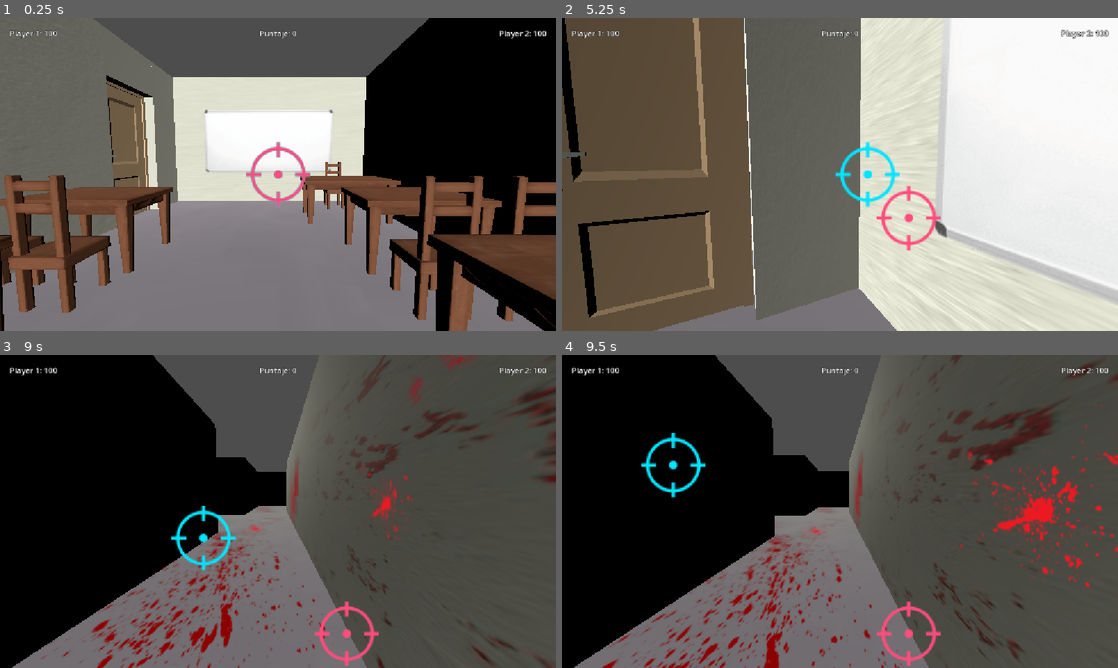
Above: before the commit, frames 1-4 (two rows, left to right).
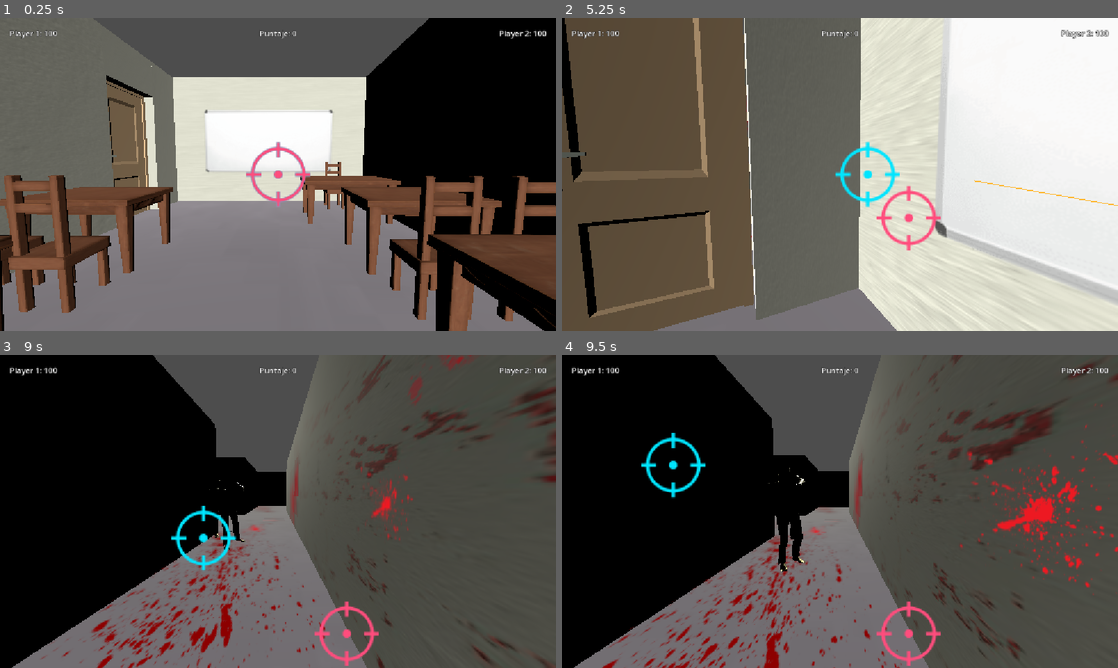
Above: after the commit, the same moments.

Repository: matiasaranibar37-spec/PerdonIng
Game: Godot game, scene res://scenes/main.tscn
Two runs of this game, one before a commit and one after it. Both use one fixed random seed, a clock stepped at 60 frames per second and the inputs below.
Inputs (mouse positions are in pixels of both pictures, inside the frame that each line leads up to):
- Up to frame 1 (0.25 s): no input
- Up to frame 2 (5.25 s): move the mouse to (962, 158) at 0.52 s; hold D 0.53-1.25 s; hold T 0.53-1.25 s; click (962, 158) at 0.67 s; drag from (728, 190) to (812, 237) at 1.27 s; move the mouse to (895, 105) at 2.02 s; hold D 2.03-2.75 s; hold T 2.03-2.75 s; drag from (812, 237) to (673, 127) at 2.77 s; move the mouse to (1006, 221) at 3.52 s; hold A 3.53-4.25 s; hold T 3.53-4.25 s; drag from (673, 127) to (756, 96) at 4.27 s; move the mouse to (867, 174) at 5.02 s; hold S from 5.03 s (still down); hold T from 5.03 s (still down); click (867, 174) at 5.17 s
- Up to frame 3 (9 s): release S at 5.75 s; release T at 5.75 s; drag from (194, 433) to (166, 527) at 5.77 s; move the mouse to (400, 495) at 6.52 s; hold W 6.53-7.25 s; hold T 6.53-7.25 s; drag from (166, 527) to (250, 574) at 7.27 s; move the mouse to (333, 442) at 8.02 s; hold S 8.03-8.75 s; hold T 8.03-8.75 s; drag from (250, 574) to (111, 464) at 8.77 s
- Up to frame 4 (9.5 s): no input

The runs differ from the first frame. In frame 1, less than 0.1% of the frame differs, in the area x 86-87%, y 62-63%; in frame 2, less than 0.1%; in frame 3, 0.2%; in frame 4, 0.6%, in the area x 37-44%, y 36-70%.

Commit message:
Arreglado player 1 reconoce colision del zombie

Diff:
--- a/C/level/enemies/zombie_base.tscn
+++ b/C/level/enemies/zombie_base.tscn
@@ -4,81 +4,83 @@
 [ext_resource type="PackedScene" uid="uid://dbvaklb4uy0v" path="res://assets/zombie_model.glb" id="2_jgixa"]
 
 [sub_resource type="CapsuleShape3D" id="CapsuleShape3D_8w0r3"]
-radius = 0.24511719
-height = 1.7891846
+radius = 0.35107422
+height = 1.7888932
 
 [node name="CharacterBody3D" type="CharacterBody3D" unique_id=373837389 groups=["zombies"]]
+collision_layer = 7
+collision_mask = 7
 script = ExtResource("1_hv4vd")
 
 [node name="CollisionShape3D" type="CollisionShape3D" parent="." unique_id=1440019210]
-transform = Transform3D(0.9164076, -0.030089203, -0.39911386, 0.0028288031, -0.9966589, 0.08163325, -0.40023646, -0.07593844, -0.91326046, -0.02543223, 0.869275, -0.63952947)
+transform = Transform3D(0.9164075, -0.030089201, -0.39911383, -0.06193286, -0.9958207, -0.067129605, -0.39542583, 0.08623629, -0.914441, 0.017488822, 0.8347752, -0.75247294)
 shape = SubResource("CapsuleShape3D_8w0r3")
 
 [node name="zombie_model" parent="." unique_id=626031704 instance=ExtResource("2_jgixa")]
-transform = Transform3D(-1, 0, -8.742278e-08, 0, 1, 0, 8.742278e-08, 0, -1, 0, 0, -0.70666695)
+transform = Transform3D(-1, 0, -1.509958e-07, 0, 1, 0, 1.509958e-07, 0, -1, 0, 0, -0.70666695)
 
 [node name="Skeleton3D" parent="zombie_model/Armature" parent_id_path=PackedInt32Array(626031704, 948053303) index="0" unique_id=1381487888]
-bones/0/position = Vector3(-0.63483644, -1.9262886, -100.47213)
-bones/0/rotation = Quaternion(-0.6649739, 0.14085287, -0.14404228, 0.7191815)
-bones/1/rotation = Quaternion(0.08354098, 0.22034626, 0.96769786, -0.08960624)
-bones/2/rotation = Quaternion(-0.3587276, 0.080143236, -0.010559822, 0.9299356)
-bones/3/position = Vector3(-3.686725e-06, 48.167507, -3.3107426e-06)
-bones/3/rotation = Quaternion(0.63636756, 0.006514035, -0.0836007, 0.76681477)
-bones/4/rotation = Quaternion(0.29175752, 0.010375943, -0.003164636, 0.9564308)
-bones/6/position = Vector3(-8.453107, -5.129702, -0.36878797)
-bones/6/rotation = Quaternion(-0.07205824, 0.15888213, 0.984432, 0.021395825)
-bones/7/rotation = Quaternion(-0.35293087, -0.007440854, 0.024113087, 0.9353091)
-bones/8/rotation = Quaternion(0.71861017, 0.0017943938, -0.009538218, 0.6953454)
-bones/9/rotation = Quaternion(0.20913316, -0.009491337, 0.0020298834, 0.977839)
-bones/11/rotation = Quaternion(-0.03430084, -0.022204518, 0.03219673, 0.998646)
-bones/12/rotation = Quaternion(0.07579949, -0.038939025, 0.047849815, 0.99521285)
-bones/13/rotation = Quaternion(0.077339344, -0.039056975, 0.045227762, 0.9952123)
-bones/14/position = Vector3(6.4771013, 12.247971, -0.27335137)
-bones/14/rotation = Quaternion(-0.5774987, -0.43465593, 0.3367348, -0.60347265)
-bones/15/position = Vector3(-1.3982416e-05, 13.763644, -1.7750514e-05)
-bones/15/rotation = Quaternion(0.0818182, -0.30948952, 0.5286593, 0.7861562)
-bones/16/position = Vector3(1.9979716e-06, 28.040192, 1.0047075e-05)
-bones/16/rotation = Quaternion(0.03183385, 0.0024803674, 0.18896288, 0.98146504)
-bones/17/position = Vector3(4.8310894e-06, 25.753677, 2.3301767e-05)
-bones/17/rotation = Quaternion(0.014502471, 0.34125444, 0.06792435, 0.9374014)
-bones/18/position = Vector3(1.1467209e-05, 9.28943, 0.16558544)
-bones/18/rotation = Quaternion(0.04205896, -0.08906951, 0.12844142, 0.98681337)
-bones/19/position = Vector3(-0.018422723, 4.465802, 8.22955e-06)
-bones/19/rotation = Quaternion(0.15083353, 0.0001863518, 0.072624065, 0.9858879)
-bones/20/position = Vector3(-0.18804014, 3.6653738, 8.9345795e-06)
-bones/20/rotation = Quaternion(0.29092225, -0.0021122023, 0.2343141, 0.92760813)
-bones/21/position = Vector3(0.20647001, 3.7742195, -9.536744e-06)
-bones/22/position = Vector3(-3.271002, 4.54216, -9.298325e-06)
-bones/22/rotation = Quaternion(0.04546495, 0.012661316, 0.2799161, 0.9588637)
-bones/23/position = Vector3(-0.045548916, 4.4776773, 2.2754768e-06)
-bones/23/rotation = Quaternion(0.04050322, 0.017415835, 0.039052825, 0.9982641)
-bones/24/position = Vector3(0.0770967, 3.6932745, -6.3859234e-06)
-bones/24/rotation = Quaternion(0.2042214, -0.103104346, -0.28788763, 0.92993754)
-bones/25/position = Vector3(-0.031550407, 2.9122999, -4.0531104e-06)
-bones/26/rotation = Quaternion(0.17909357, -0.031225847, 0.016501265, 0.9831979)
-bones/27/rotation = Quaternion(-0.100252144, -0.07252416, -0.13337429, 0.9833113)
-bones/29/position = Vector3(-6.4771037, 12.24226, -0.23364142)
-bones/29/rotation = Quaternion(0.45309207, -0.50143623, 0.6295777, 0.38327697)
-bones/30/position = Vector3(2.2226645e-06, 13.763646, 1.0276959e-05)
-bones/30/rotation = Quaternion(-0.02896003, 0.14247604, -0.7748816, 0.615159)
-bones/31/position = Vector3(-8.506284e-06, 28.031658, 3.1663778e-05)
-bones/31/rotation = Quaternion(0.029111888, -0.0024100076, -0.17572765, 0.98400533)
-bones/32/position = Vector3(-2.6391837e-07, 25.757408, 3.5249964e-06)
-bones/32/rotation = Quaternion(0.16822873, -0.4884504, -0.0004552678, 0.8562215)
-bones/33/position = Vector3(-3.0838503e-06, 9.328282, 0.15819512)
-bones/33/rotation = Quaternion(-0.11086514, -0.0046574343, 0.18058962, 0.9772792)
-bones/34/position = Vector3(0.34768832, 4.2849035, -5.058381e-06)
-bones/34/rotation = Quaternion(0.322294, 0.0059015835, -0.28439277, 0.9028913)
-bones/35/position = Vector3(-0.3834889, 4.059821, 5.3153917e-06)
-bones/35/rotation = Quaternion(0.060718942, 0.00131827, 0.012884796, 0.99807096)
-bones/36/position = Vector3(0.03578818, 3.9792645, 0)
-bones/37/position = Vector3(3.0919037, 4.7171836, 1.1622913e-05)
-bones/37/rotation = Quaternion(-0.22119863, -0.0019102187, -0.37052986, 0.90209484)
-bones/38/position = Vector3(-0.04622078, 4.5119123, 1.8471756e-06)
-bones/38/rotation = Quaternion(0.18774334, 0.05797598, 0.35855803, 0.9125937)
-bones/39/position = Vector3(0.065671206, 3.7684567, -4.8481993e-06)
-bones/39/rotation = Quaternion(-0.13181236, 0.0099522825, -0.19056126, 0.9727348)
-bones/40/position = Vector3(-0.019450366, 2.9707525, -8.881092e-06)
+bones/0/position = Vector3(0.50419176, -1.6328793, -97.89519)
+bones/0/rotation = Quaternion(-0.62289053, -0.12523681, 0.10641099, 0.7648528)
+bones/1/rotation = Quaternion(0.14806044, 0.35602495, 0.90751487, -0.16655676)
+bones/2/rotation = Quaternion(-0.3607923, -0.066091835, 0.020481661, 0.93007594)
+bones/3/position = Vector3(-1.3370817e-07, 48.16751, -2.1924789e-06)
+bones/3/rotation = Quaternion(0.5631904, -0.091812365, -0.12171598, 0.8121407)
+bones/4/rotation = Quaternion(0.23028967, 0.011391625, -0.002692477, 0.9730517)
+bones/6/position = Vector3(-8.453105, -5.12971, -0.3687863)
+bones/6/rotation = Quaternion(-0.13512546, 0.31108773, 0.93479604, 0.10546137)
+bones/7/rotation = Quaternion(-0.374107, 0.07893028, -0.020714067, 0.9237884)
+bones/8/rotation = Quaternion(0.61269784, 0.08197463, 0.11186864, 0.77805334)
+bones/9/rotation = Quaternion(0.2091333, -0.009491304, 0.0020298625, 0.97783905)
+bones/11/rotation = Quaternion(-0.05062736, -0.0066209463, 0.01500467, 0.998583)
+bones/12/rotation = Quaternion(0.06500325, -0.012679058, 0.010499351, 0.9977493)
+bones/13/rotation = Quaternion(0.065106355, -0.011740801, 0.01095741, 0.9977491)
+bones/14/position = Vector3(6.4771066, 12.248001, -0.27334133)
+bones/14/rotation = Quaternion(-0.5532581, -0.41072956, 0.6400619, -0.3398935)
+bones/15/position = Vector3(2.9945231e-06, 13.763654, -1.1730571e-05)
+bones/15/rotation = Quaternion(0.34690762, 0.05708576, 0.13082781, 0.92697376)
+bones/16/position = Vector3(-8.842051e-06, 28.040182, -1.16682295e-05)
+bones/16/rotation = Quaternion(0.11141226, 0.0018747861, 0.6613308, 0.7417718)
+bones/17/position = Vector3(1.457073e-05, 25.753674, 4.1867934e-06)
+bones/17/rotation = Quaternion(-0.23988357, 0.56461114, -0.021490082, 0.7894355)
+bones/18/position = Vector3(8.888451e-07, 9.289429, 0.16560276)
+bones/18/rotation = Quaternion(0.04205912, -0.08906956, 0.1284414, 0.98681337)
+bones/19/position = Vector3(-0.018427253, 4.465809, -7.5989587e-06)
+bones/19/rotation = Quaternion(0.15083334, 0.00018632924, 0.07262405, 0.98588794)
+bones/20/position = Vector3(-0.18803513, 3.665389, -1.8367737e-06)
+bones/20/rotation = Quaternion(0.29092228, -0.002112327, 0.23431416, 0.927608)
+bones/21/position = Vector3(0.20645976, 3.774224, 3.8146954e-06)
+bones/22/position = Vector3(-3.2710035, 4.542156, 1.6093275e-06)
+bones/22/rotation = Quaternion(0.045464993, 0.012661287, 0.27991614, 0.95886374)
+bones/23/position = Vector3(-0.045548916, 4.4776754, -3.6361762e-06)
+bones/23/rotation = Quaternion(0.040503103, 0.017415889, 0.039052915, 0.9982641)
+bones/24/position = Vector3(0.07709813, 3.6932805, -4.823369e-06)
+bones/24/rotation = Quaternion(0.20422149, -0.1031045, -0.2878878, 0.9299375)
+bones/25/position = Vector3(-0.03155029, 2.9122949, -1.3112976e-06)
+bones/26/rotation = Quaternion(0.019944688, 0.02964659, -0.020228712, 0.9991568)
+bones/27/rotation = Quaternion(-0.19597207, 0.121985435, -0.03519947, 0.97235566)
+bones/29/position = Vector3(-6.477104, 12.242303, -0.23363954)
+bones/29/rotation = Quaternion(0.6120187, -0.38242128, 0.5877497, 0.3657011)
+bones/30/position = Vector3(1.5424243e-06, 13.763648, 1.4454259e-05)
+bones/30/rotation = Quaternion(0.40857226, 0.017077552, -0.14237835, 0.90139097)
+bones/31/position = Vector3(-8.351394e-07, 28.031641, -4.286966e-06)
+bones/31/rotation = Quaternion(0.11380239, -0.0017579363, -0.68694067, 0.7177455)
+bones/32/position = Vector3(8.915007e-06, 25.757397, 6.3866482e-06)
+bones/32/rotation = Quaternion(0.0026217047, -0.6025588, -0.07230488, 0.79478806)
+bones/33/position = Vector3(-6.305351e-06, 9.328284, 0.15819375)
+bones/33/rotation = Quaternion(-0.11086505, -0.004657399, 0.18058963, 0.9772792)
+bones/34/position = Vector3(0.34770024, 4.284899, -3.855294e-06)
+bones/34/rotation = Quaternion(0.32229406, 0.0059016207, -0.2843926, 0.9028913)
+bones/35/position = Vector3(-0.38348603, 4.0598316, 3.8525523e-06)
+bones/35/rotation = Quaternion(0.060718767, 0.00131816, 0.01288468, 0.9980709)
+bones/36/position = Vector3(0.03578484, 3.979282, 1.5258789e-05)
+bones/37/position = Vector3(3.0918972, 4.717185, 2.801422e-06)
+bones/37/rotation = Quaternion(-0.22119871, -0.0019102597, -0.37052986, 0.90209484)
+bones/38/position = Vector3(-0.046218872, 4.511915, 1.1888089e-06)
+bones/38/rotation = Quaternion(0.18774346, 0.057975944, 0.35855815, 0.91259366)
+bones/39/position = Vector3(0.06567025, 3.768454, 9.467009e-06)
+bones/39/rotation = Quaternion(-0.13181224, 0.009952161, -0.19056107, 0.97273487)
+bones/40/position = Vector3(-0.019456863, 2.970755, 8.583069e-06)
 
 [node name="AnimationPlayer" parent="zombie_model" index="1" unique_id=1575008637]
 speed_scale = 0.846
--- a/C/level/level_1.tscn
+++ b/C/level/level_1.tscn
@@ -240,7 +240,7 @@
 
 [node name="PlayerP1" type="Node3D" parent="." unique_id=100000001]
 script = ExtResource("7_player")
-camera_path = NodePath("../CameraRail")
+camera_path = NodePath("../CameraRail/RailFollow/Camera3D")
 
 [node name="RayCast3D" type="RayCast3D" parent="PlayerP1" unique_id=867048775]
 
--- a/C/scenes/main.tscn
+++ b/C/scenes/main.tscn
@@ -6,6 +6,15 @@
 [node name="main" type="Node3D" unique_id=688174575]
 
 [node name="level1" parent="." unique_id=420789406 instance=ExtResource("1_o5qli")]
+transform = Transform3D(1, 0, 0, 0, 1, 0, 0, 0, 1, -6.545349, 0, -17.023098)
 
-[node name="CharacterBody3D" parent="." unique_id=373837389 instance=ExtResource("2_0wfyh")]
-transform = Transform3D(0.15046394, 0, 0.9886156, 0, 1, 0, -0.9886156, 0, 0.15046394, -4.716414, 0.12761497, -15.345984)
+[node name="zombies" type="Node3D" parent="." unique_id=202535608]
+transform = Transform3D(1, 0, 0, 0, 1, 0, 0, 0, 1, -9.661598, 0, -1.0600901)
+
+[node name="CharacterBody3D" parent="zombies" unique_id=373837389 instance=ExtResource("2_0wfyh")]
+transform = Transform3D(1, 0, 0, 0, 1, 0, 0, 0, 1, 10.727942, 0, 0.56975603)
+speed = 2.0
+
+[node name="CharacterBody3D3" parent="zombies" unique_id=402766436 instance=ExtResource("2_0wfyh")]
+transform = Transform3D(1, 0, 0, 0, 1, 0, 0, 0, 1, 12.55577, 0, 0.07946777)
+speed = 1.5
--- a/C/scripts/player.gd
+++ b/C/scripts/player.gd
@@ -34,6 +34,7 @@
 	raycast.global_basis = Basis.looking_at(ray_direction, Vector3.UP)
 	raycast.target_position = Vector3(0.0, 0.0, -ray_length)
 	raycast.force_raycast_update()
+
 	if raycast.is_colliding():
 		end_point = raycast.get_collision_point()
 		var target: Object = raycast.get_collider()
